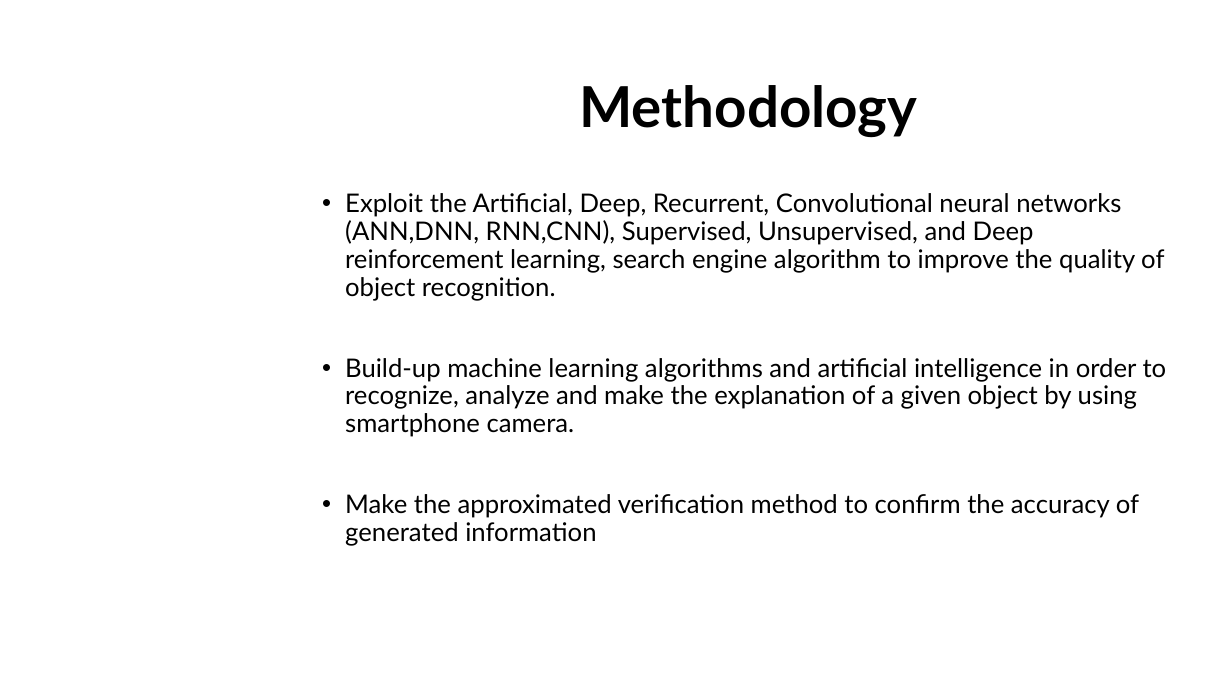
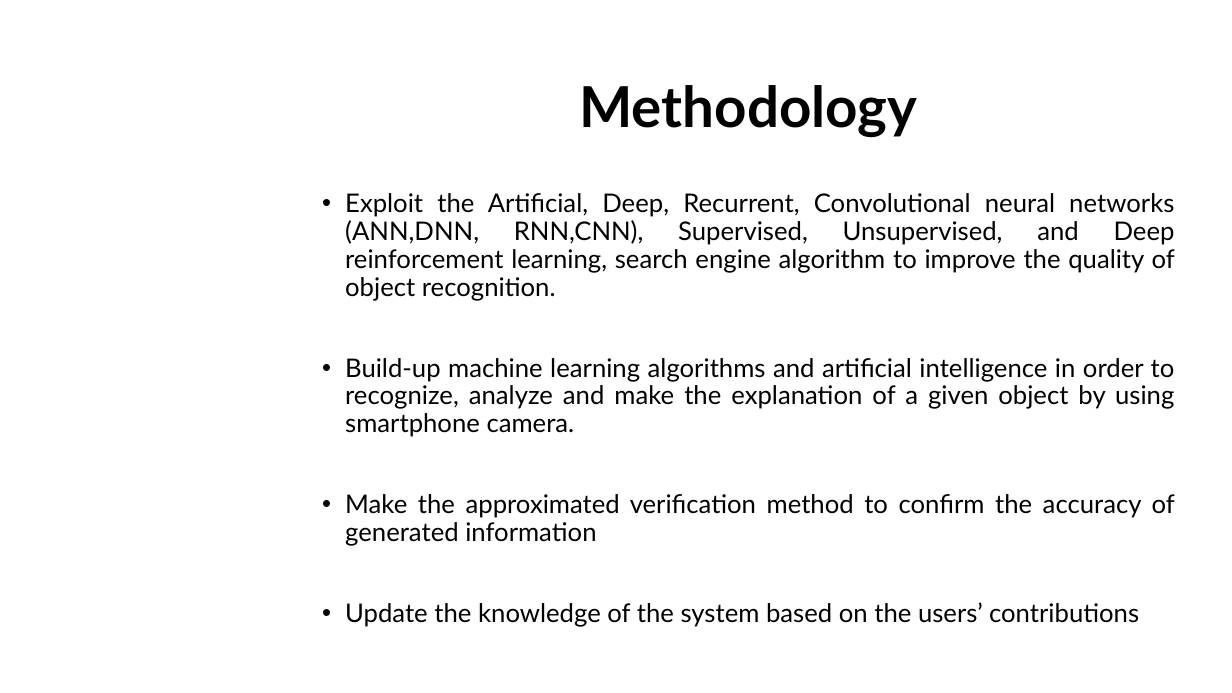
Before and after one commit to dungdovu/DGA1031, a slide deck: slide 13 of DGA1031/What is it.pptx (slide 12 before the commit). Drawn at 1232x693 pixels with LibreOffice and Linux fonts; fonts in the diff are those of the drawing; background and template pictures are left out. Boxes give left, top, right and bottom in pixels: in the first picture for what was removed or moved away, otherwise in the second. Text is boxed around its words. In the diff, an @@ line names an element or a change of style, - is before the commit and + after.

```diff
--- a/DGA1031/What is it.pptx
+++ b/DGA1031/What is it.pptx
@@ text at [345, 193, 1175, 546]: alignment left to justified @@
@@ text at [345, 602, 1139, 627]: paragraph added @@
+• Update the knowledge of the system based on the users’ contributions
```
Also in this commit, not shown: 7 other slides changed, 2 slides added, 28 other files.
